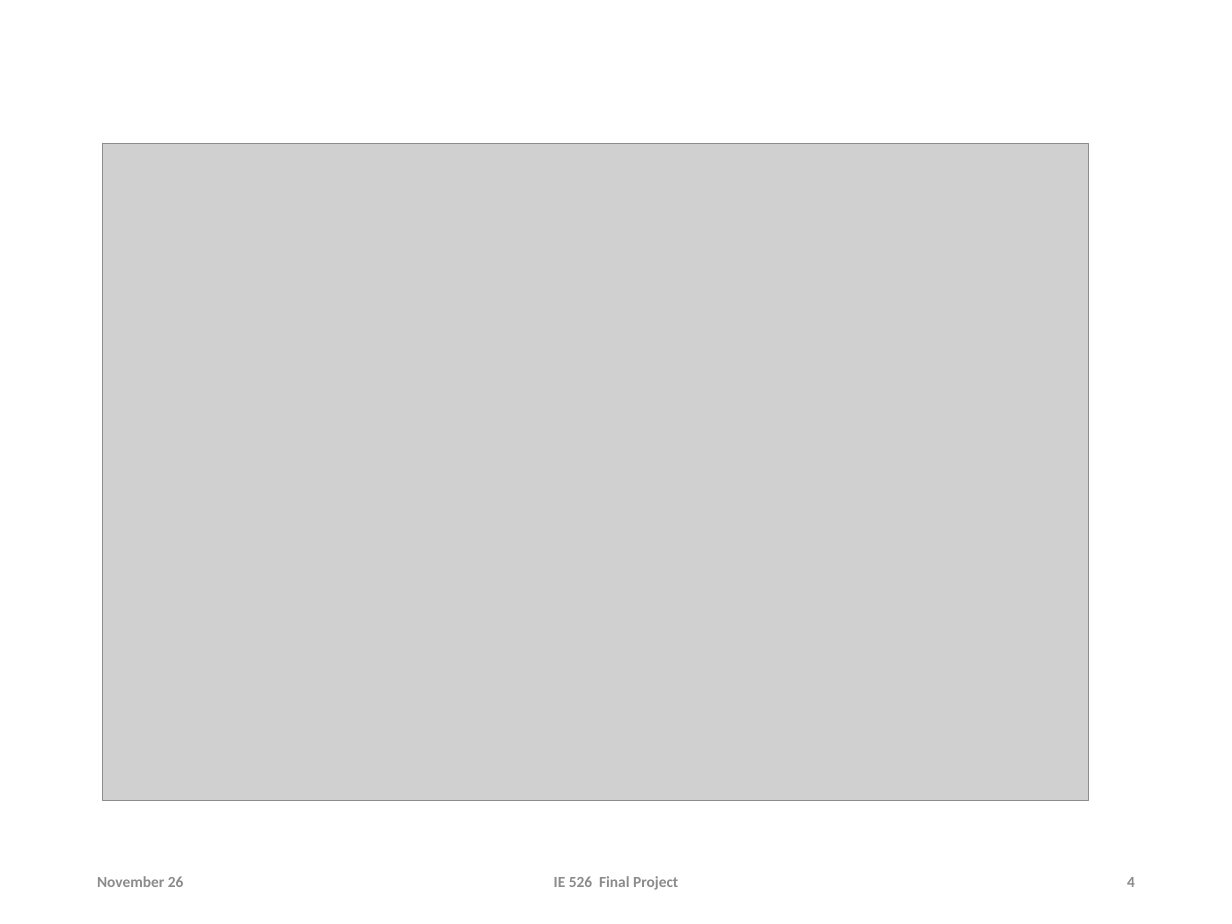
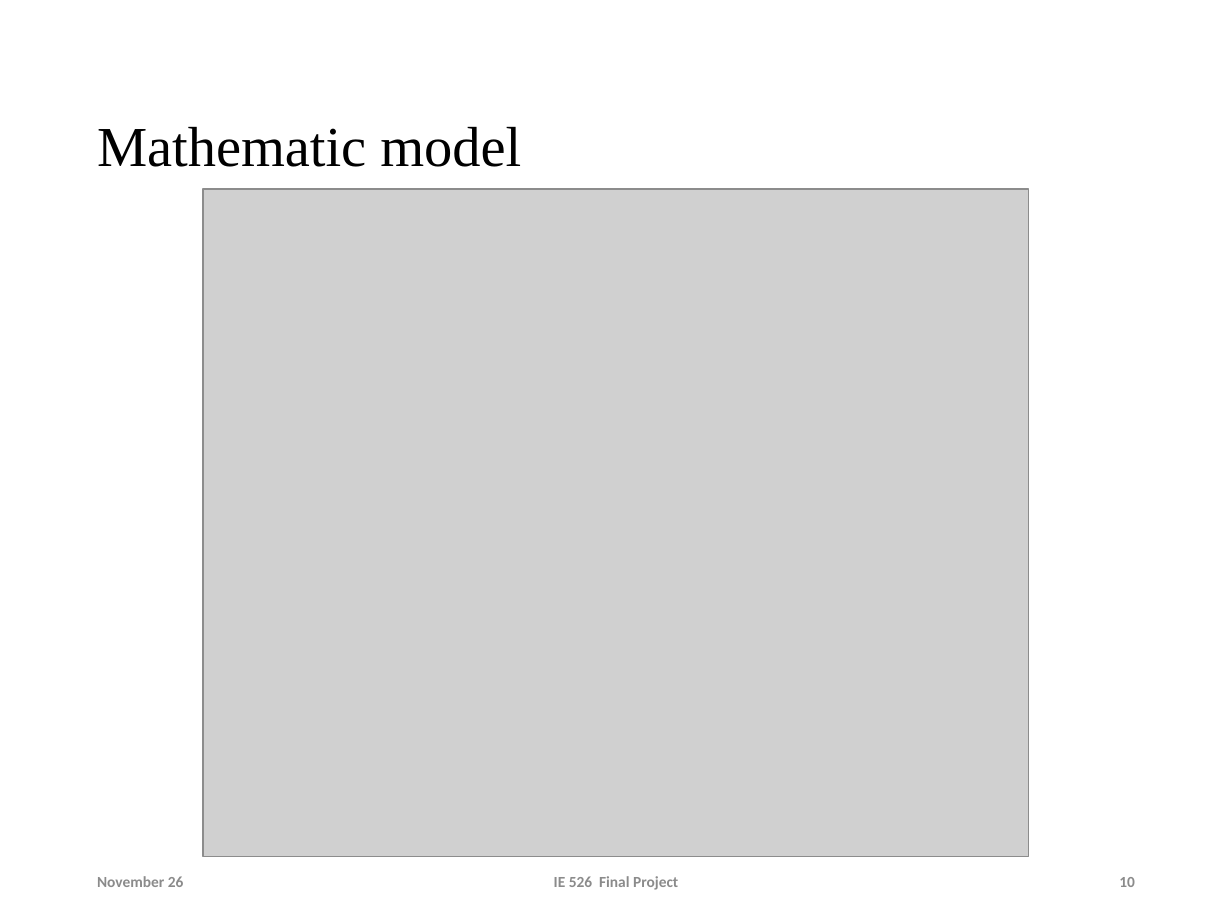
Before and after one commit to lyuzz/IE-526-Final-Project, a slide deck: slide 10 of Lzy/Slides/simulation final project.pptx (slide 4 before the commit). Drawn at 1232x924 pixels with LibreOffice and Linux fonts; fonts in the diff are those of the drawing; grey boxes stand for pictures; background and template pictures are left out. Boxes give left, top, right and bottom in pixels: in the first picture for what was removed or moved away, otherwise in the second. Text is boxed around its words. In the diff, an @@ line names an element or a change of style, - is before the commit and + after.

Commit message:
11/27/by Lyu

```diff
--- a/Lzy/Slides/simulation final project.pptx
+++ b/Lzy/Slides/simulation final project.pptx
@@ title added at (97, 126, 521, 167), 33 pt, text #000000 @@
+Mathematic model
@@ picture: place and size @@
-picture at (102, 144, 1088, 801)
+picture at (203, 188, 1029, 856)
@@ page number at (1119, 877, 1135, 887): text changed @@
-4
+10
```
Also in this commit, not shown: 1 slide removed.
